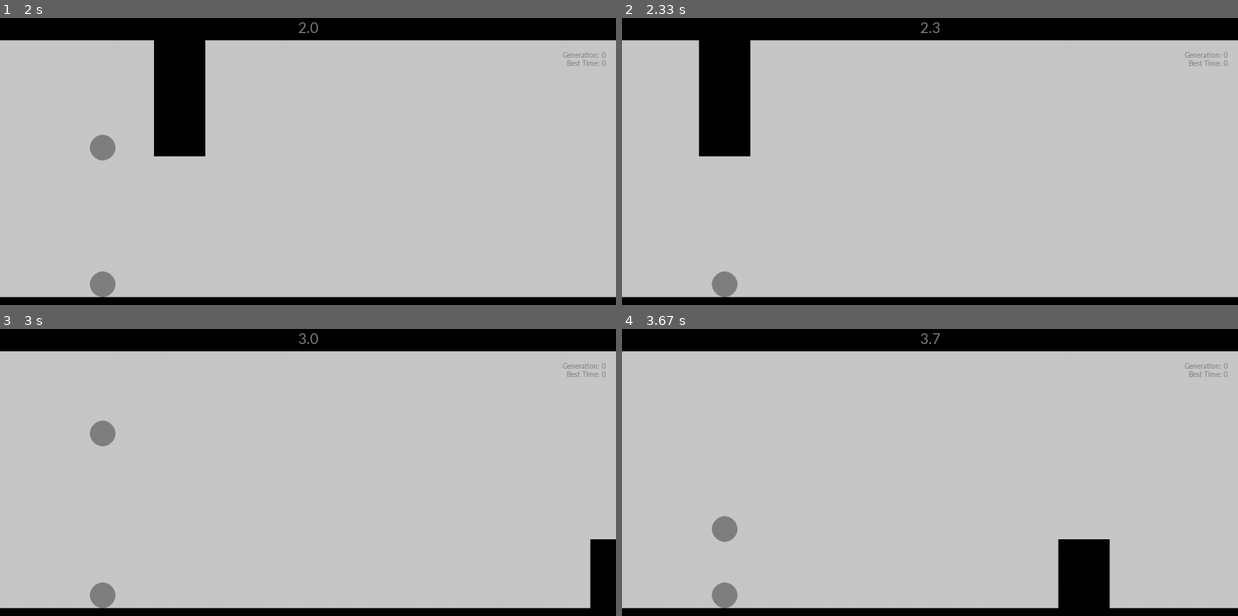
Above: before the commit, frames 1-4 (two rows, left to right).
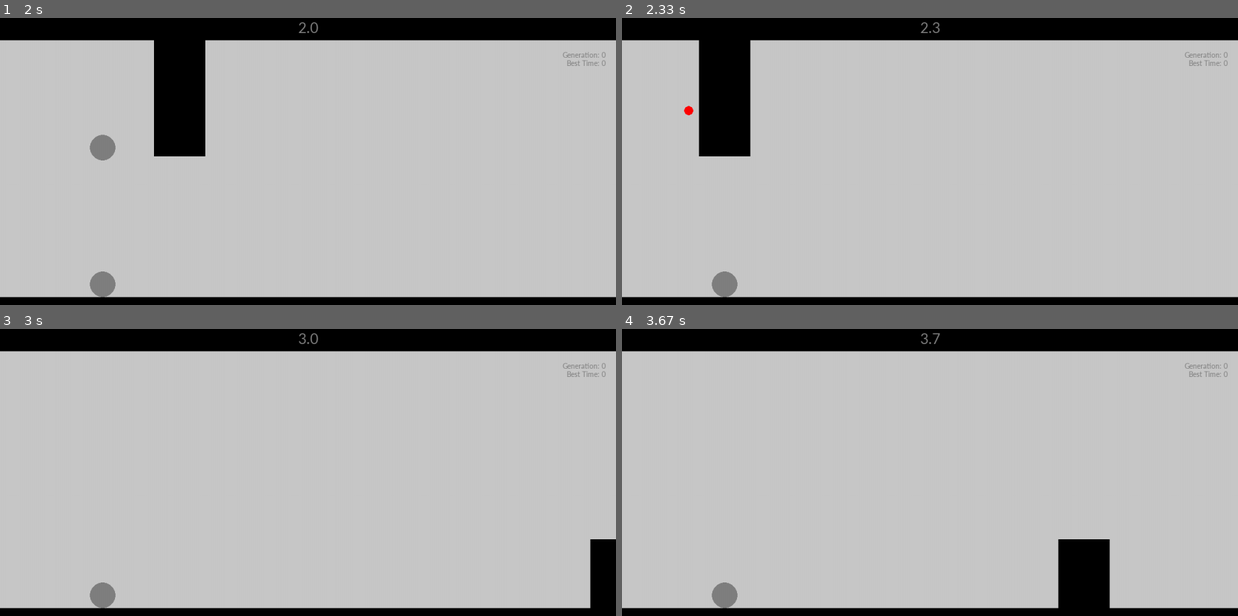
Above: after the commit, the same moments.

Repository: philmuri/GA-project
Game: pygame game, started from main.py
The game is run twice, just before and just after one commit, with the same random seed, the same clock (stepped at 60 frames per second) and the same inputs.
Inputs:
- Up to frame 1 (2 s): tap Space at 0.33 s
- Up to frame 2 (2.33 s): no input
- Up to frame 3 (3 s): no input
- Up to frame 4 (3.67 s): no input

Frame 1 is identical in both runs. In frame 2, less than 0.1% of the frame differs, in the area x 10-12%, y 30-34%; in frame 3, 0.3%; in frame 4, 0.3%, in the area x 14-19%, y 65-75%.

Commit message:
feat: added "death" animation

Diff:
--- a/player.py
+++ b/player.py
@@ -1,7 +1,7 @@
 import numpy as np
 import time
 import pygame as pg
-from constants import PLAYER_RADIUS, PLAYER_COLOR, PLAYER_START_HEIGHT, PLAYER_START_POS, JUMP_FORCE, HEIGHT, BASE_HEIGHT, GRAVITY, MUTATION_SIZE
+from constants import PLAYER_RADIUS, PLAYER_COLOR, PLAYER_DEATH_COLOR, PLAYER_START_HEIGHT, PLAYER_START_POS, JUMP_FORCE, HEIGHT, BASE_HEIGHT, GRAVITY, MUTATION_SIZE, OBSTACLE_SPEED
 from obstacle import Obstacle
 
 
@@ -26,16 +26,20 @@
             self.weights_hidden = np.random.normal(0, scale=0.1, size=(3, 1))
 
     def draw(self, screen) -> None:  # NOTE: Possibly implement in main instead
-        pg.draw.circle(screen, PLAYER_COLOR,
-                       (PLAYER_START_POS, self.y), PLAYER_RADIUS)
+        if self.is_alive:
+            pg.draw.circle(screen, PLAYER_COLOR,
+                           (self.x, self.y), PLAYER_RADIUS)
+        else:
+            self.animation(screen)
 
     def update(self, obstacle: Obstacle) -> None:
-        # If AI toggled, handle AI jumping
-        if self.is_AI:
-            self.NN_update(obstacle)
-            if self.NN_jump():
-                # NOTE: If this doesn't work, add a cooldown on jumping (as in game_logic.py)
-                self.jump()
+        if self.is_alive:
+            # If AI toggled, handle AI jumping
+            if self.is_AI:
+                self.NN_update(obstacle)
+                if self.NN_jump():
+                    # NOTE: If this doesn't work, add a cooldown on jumping (as in game_logic.py)
+                    self.jump()
         # Handle ground collision and gravity
         if self.y >= HEIGHT - BASE_HEIGHT - self.radius and self.vy >= 0:
             self.y = HEIGHT - BASE_HEIGHT - self.radius
@@ -51,7 +55,6 @@
         if self.is_AI:
             self.vy = self.jump_power
         else:
-            # NOTE: Should later be changed to constant JUMP_FORCE defined in main
             self.vy = JUMP_FORCE
 
     def is_colliding(self, obstacle: Obstacle):
@@ -66,11 +69,20 @@
         dist = dx**2 + dy**2
         return (dist < self.radius**2) or (self.y - self.radius <= BASE_HEIGHT)
 
-    def NN_update(self, obstacle: Obstacle):  # AI player vision
+    def animation(self, screen):
+        if (self.x + self.radius >= 0) or self.radius >= 0:
+            self.x -= OBSTACLE_SPEED
+            self.radius -= self.radius // 10
+            pg.draw.circle(screen, PLAYER_DEATH_COLOR,
+                           (self.x, self.y), self.radius)
+        else:
+            self.x = -self.radius
+
+    def NN_update(self, obstacle: Obstacle):
         """
-        Updates player distances to ceiling and obstacles.
+        Updates player distances to ceiling and obstacles (AI player vision)
         """
-        self.dy = self.y - obstacle.y
+        self.dy = self.y - obstacle.y  # NOTE: Think about this more
         self.dx = obstacle.x - self.x
 
     def NN_jump(self):
@@ -88,7 +100,7 @@
     def sigmoid(self, x):
         return 1 / (1 + np.exp(-x))
 
-    def kill(self):
+    def kill(self):  # please don't
         self.is_alive = False
         self.time_alive = round(time.time() - self.init_time, 3)
 
@@ -118,8 +130,4 @@
 - self.jump_power is just self.vy
 
 TBD: Make player stop moving when collided
-
-TBD: Obstacles are too easy to learn for AI; can simply spam jump consistently to stay hovering at fixed height
--> Solution: Randomize whether obstacle spawned is a "stalagmite" or "stalagtite"
-    => Add new methods in Obstacle class
 """
